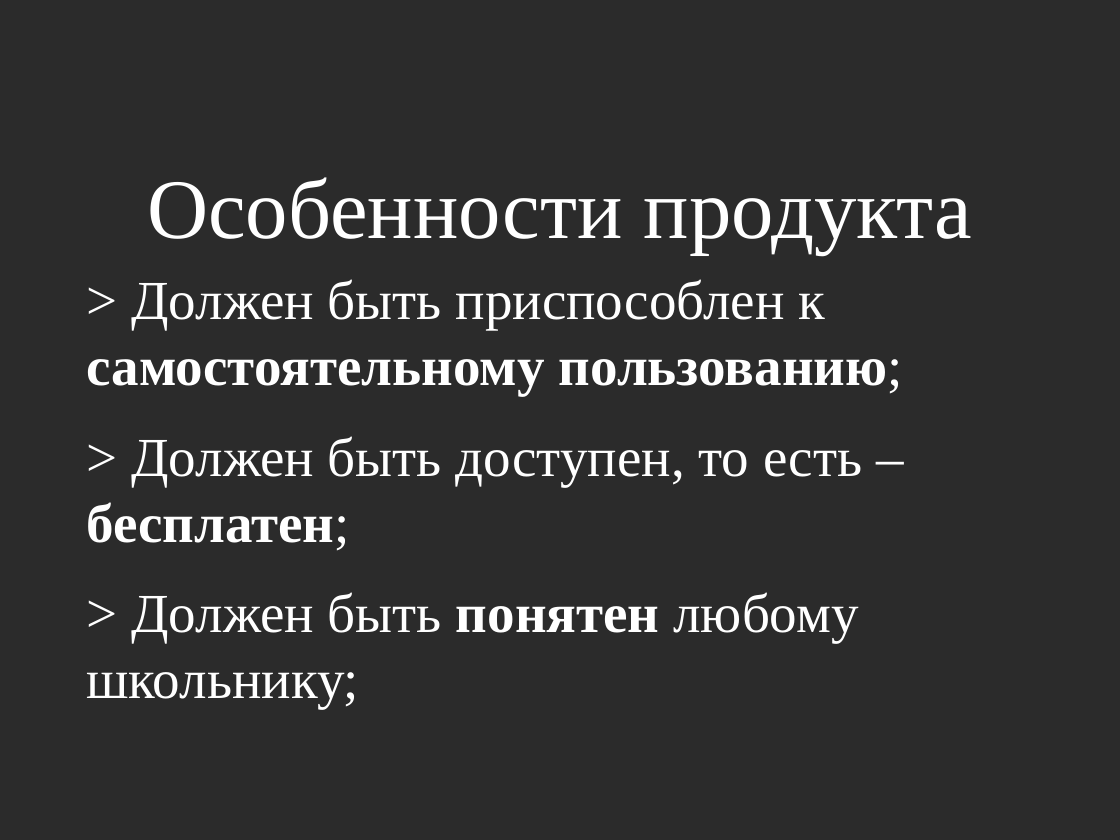
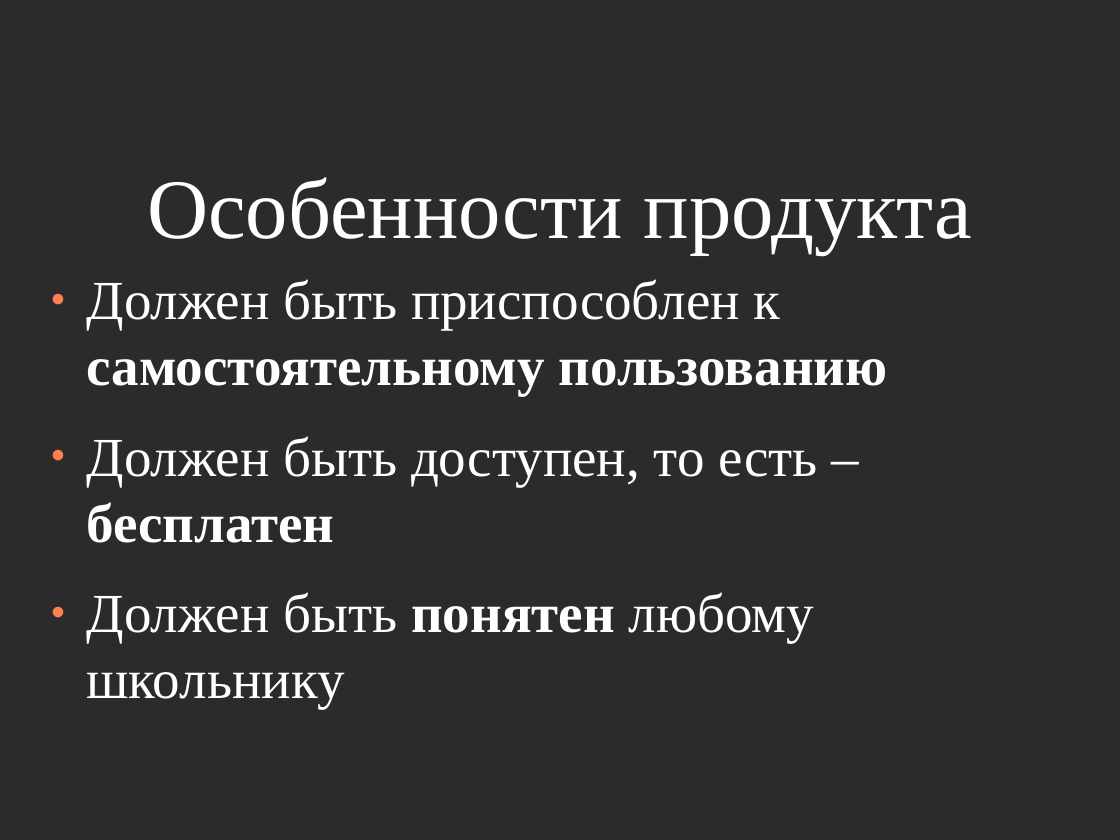
Before and after one commit to Mirovengil/school_project, a slide deck: slide 6 of project_page/Презентация/Шаблон.odp (slide 5 before the commit). Drawn at 1120x840 pixels with LibreOffice and Linux fonts; fonts in the diff are those of the drawing; background and template pictures are left out; a plain dark background stands for a picture behind light text. Boxes give left, top, right and bottom in pixels: in the first picture for what was removed or moved away, otherwise in the second. Text is boxed around its words. In the diff, an @@ line names an element or a change of style, - is before the commit and + after.

```diff
--- a/project_page/Презентация/Шаблон.odp
+++ b/project_page/Презентация/Шаблон.odp
@@ text at (87,279,888,709): text changed @@
-> Должен быть приспособлен к самостоятельному пользованию;
-> Должен быть доступен, то есть – бесплатен;
-> Должен быть понятен любому школьнику;
+● Должен быть приспособлен к самостоятельному пользованию
+● Должен быть доступен, то есть – бесплатен
+● Должен быть понятен любому школьнику
```
Also in this commit, not shown: 7 other slides changed, 3 slides added, 7 other files.
